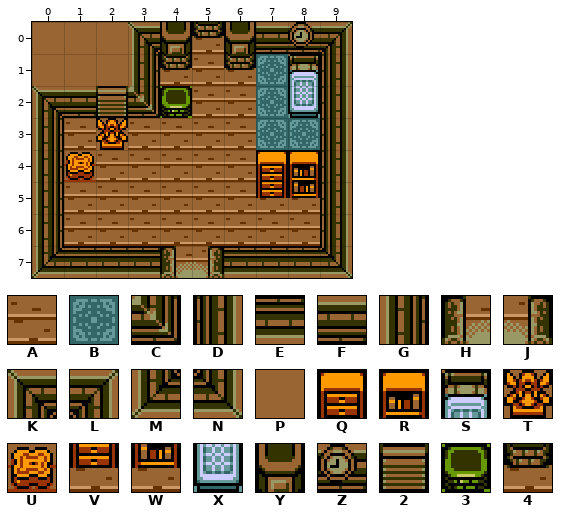
An edit to a level. Tiled map, data/maps/in1.tmx. Above is the file before it was changed.
Cells are 16x16 px. Shown: x 0..9, y 0..7.
Key: from "indoor": A 2, B 6, C 33, D 48, E 49, F 64, G 65, H 75, J 76, K 80, L 81, M 96, N 97, P 112, Q 131, R 133, S 136, T 144, U 145, V 147, W 149, X 152, Y 156, Z 160, 2 167, 3 169, 4 172.
_ is an empty cell.
Layer "Calque de Tile 1" before, first column x 0:
0 PPPKY4YFZL
1 PPPG4A4BSD
2 KF2C3AABXD
3 GATAAAABBD
4 GUAAAAAQRD
5 GAAAAAAVWD
6 GAAAAAAAAD
7 MEEEHJEEEN
After the commit:
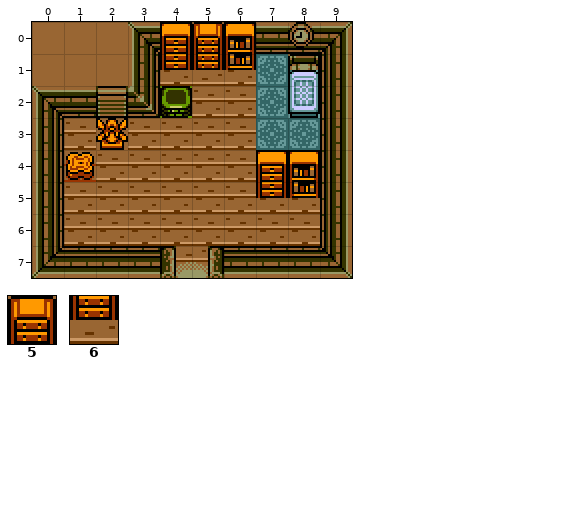
Further tiles: from "indoor": 5 132, 6 148.
Difference:
Changed rows in their new state; . is an unchanged cell.
Layer "Calque de Tile 1":
first column x 4:
0 Q5R
1 V6W
